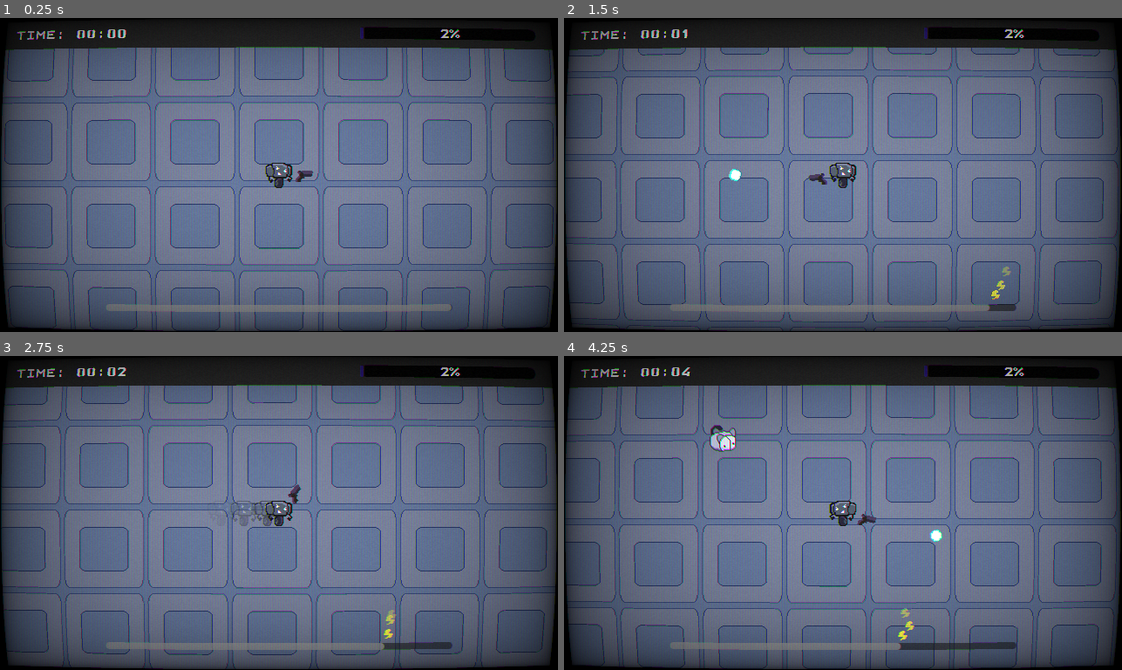
Above: before the commit, frames 1-4 (two rows, left to right).
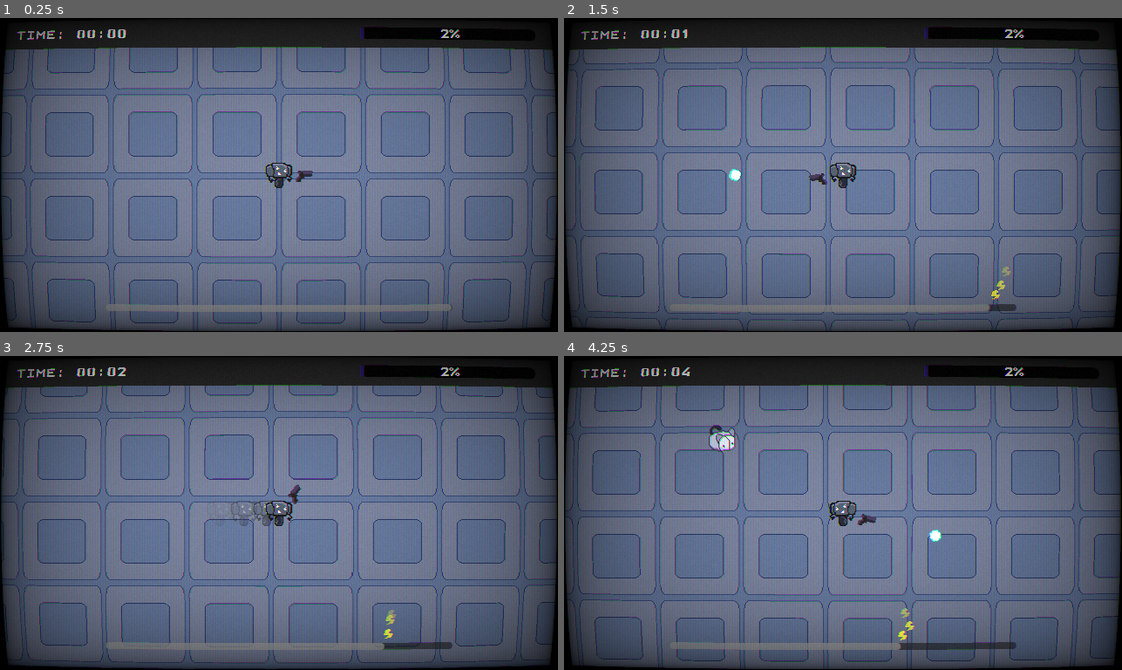
Above: after the commit, the same moments.

Repository: kinghos/GMTK-Game-Jam-2026
Game: Godot game, scene res://scenes/level/level.tscn
Two runs of this game, one before a commit and one after it. Both use one fixed random seed, a clock stepped at 60 frames per second and the inputs below. The engine's default icon, where the game draws it, is replaced by a stand-in: a white triangle on a blue panel in a dark square.
Inputs (mouse positions are in pixels of both pictures, inside the frame that each line leads up to):
- Up to frame 1 (0.25 s): no input
- Up to frame 2 (1.5 s): tap Enter at 0.5 s; move the mouse to (965, 159) at 0.52 s; hold D (Right) 0.53-1.28 s; right-click (965, 159) at 0.6 s; move the mouse to (731, 190) at 1.27 s; hold S (Down) from 1.28 s (still down); click (731, 190) at 1.35 s
- Up to frame 3 (2.75 s): move the mouse to (334, 443) at 2.02 s; release S (Down) at 2.03 s; hold D (Right) from 2.03 s (still down); hold Shift (Sprint) from 2.03 s (still down)
- Up to frame 4 (4.25 s): move the mouse to (815, 575) at 2.77 s; release D (Right) at 2.78 s; release Shift (Sprint) at 2.78 s; hold W (Up) 2.78-3.53 s; right-click (815, 575) at 2.85 s; move the mouse to (1010, 560) at 3.52 s; press the mouse at (1010, 560) at 3.53 s; hold A (Left) from 3.53 s (still down)

The runs differ from the first frame. In frame 1, 15% of the frame differs, in the area x 0-100%, y 9-100%; in frame 2, 15%; in frame 3, 15%; in frame 4, 15%.

Commit message:
i hate this code and i hate this game

Diff:
--- a/globals/Globals.gd
+++ b/globals/Globals.gd
@@ -99,6 +99,19 @@
 	POWERUPS.ENERGYPACK: "ENERGY\nUP",
 	POWERUPS.BLAST: "KNOCKBACK\nBLAST",
 	POWERUPS.MOVESPEED: "MOVE\nSPEED"
+}
+
+var powerup_descriptions = {
+	POWERUPS.ATTACKSPEED: "INCREASES THE FIRE RATE OF YOUR WEAPON",
+	POWERUPS.BULLETDMG: "INCREASES BULLET DAMAGE",
+	POWERUPS.BULLETSPEED: "INCREASE BULLET SPEED",
+	POWERUPS.ENERGYPACK: "INCREASE THE MAXIMUM AMOUNT OF CHARGE YOU CAN HOLD",
+	POWERUPS.BLAST: "INCREASES HOW FAR ENEMIES ARE KNOCKED BACK BY YOUR BLAST ABILITY",
+	POWERUPS.MOVESPEED: "INCREASES MOVEMENT SPEED"
+}
+
+var powerup_first_descriptions = {
+	POWERUPS.BLAST: "UNLOCKS ABILITY TO KNOCK BACK ENEMIES"
 }
 
 var powerup_increases = {
@@ -171,6 +184,22 @@
 func calc_powerup_effect(powerup: int):
 	return powerup_counts[powerup] * powerup_increases[powerup]
 
+func get_powerup_current_value(powerup: int) -> float:
+	match powerup:
+		POWERUPS.ATTACKSPEED:
+			return player.gun.fire_rate
+		POWERUPS.BULLETDMG:
+			return float(bullet_damage)
+		POWERUPS.BULLETSPEED:
+			return bullet_speed
+		POWERUPS.ENERGYPACK:
+			return player.MAX_CHARGE
+		POWERUPS.BLAST:
+			return blast_kb
+		POWERUPS.MOVESPEED:
+			return player.WALK_SPEED
+	return 0.0
+
 func print_powerup_values(): # for debugging
 	print("Powerup values:")
 	print("ATTACK SPEED ", player.gun.fire_rate)
--- a/scenes/hud/overlay.gd
+++ b/scenes/hud/overlay.gd
@@ -3,21 +3,39 @@
 @onready var animation_player: AnimationPlayer = $PowerupScreen/AnimationPlayer
 @onready var options_container: HBoxContainer = $PowerupScreen/PowerupsMenu/Options
 @onready var options = options_container.get_children()
+@onready var descriptions_container: HBoxContainer = $PowerupScreen/PowerupsMenu/Descriptions
+@onready var descriptions = descriptions_container.get_children()
+@onready var value_changes_container: HBoxContainer = $PowerupScreen/PowerupsMenu/ValueChanges
+@onready var value_changes = value_changes_container.get_children()
+
 @onready var paused_time_ms = 0
 @onready var weapon_select = false
 
 func _on_hud_show_powerups() -> void:
 	paused_time_ms = 0
+
 	var selection
 	if Globals.powerups_gained != 2:
 		selection = Globals.POWERUPS.values()
 		selection.shuffle()
 		selection = selection.slice(0, 3)
-		for i in range(3):
-			options[i].set_meta("powerup_type", selection[i])
-			options[i].icon = Globals.powerup_icons[selection[i]]
-			options[i].text = Globals.powerup_names[selection[i]]
-		animation_player.play("powerups")
+
+		for i in range(selection.size()):
+			var p_type = selection[i]
+
+			options[i].set_meta("powerup_type", p_type)
+			options[i].icon = Globals.powerup_icons[p_type]
+			options[i].text = Globals.powerup_names[p_type]
+
+			var description = Globals.powerup_descriptions[p_type]
+			if Globals.powerup_counts[p_type] == 0 and Globals.powerup_first_descriptions.has(p_type):
+				description = Globals.powerup_first_descriptions[p_type]
+			descriptions[i].text = description
+
+			var current_val = Globals.get_powerup_current_value(p_type)
+			var increase_val = Globals.powerup_increases[p_type]
+
+			value_changes[i].text = "%d -> %d" % [current_val, current_val + increase_val]
 	else:
 		weapon_select = true
 		selection = Globals.WEAPONS.values()
@@ -26,8 +44,8 @@
 			options[i].set_meta("powerup_type", selection[i])
 			options[i].icon = Globals.weapon_icons[selection[i]]
 			options[i].text = Globals.weapons_names[selection[i]]
-		animation_player.play("powerups")
 
+	animation_player.play("powerups")
 
 func _process(delta: float) -> void:
 	paused_time_ms += delta*1000
--- a/scenes/hud/overlay.tscn
+++ b/scenes/hud/overlay.tscn
@@ -240,7 +240,7 @@
 layout_mode = 2
 size_flags_horizontal = 3
 theme_override_colors/font_disabled_color = Color(0.87451, 0.87451, 0.87451, 1)
-theme_override_font_sizes/font_size = 18
+theme_override_font_sizes/font_size = 12
 disabled = true
 text = "Text"
 autowrap_mode = 3
@@ -250,7 +250,7 @@
 layout_mode = 2
 size_flags_horizontal = 3
 theme_override_colors/font_disabled_color = Color(0.87451, 0.87451, 0.87451, 1)
-theme_override_font_sizes/font_size = 18
+theme_override_font_sizes/font_size = 12
 disabled = true
 text = "Text"
 autowrap_mode = 3
@@ -260,7 +260,7 @@
 layout_mode = 2
 size_flags_horizontal = 3
 theme_override_colors/font_disabled_color = Color(0.87451, 0.87451, 0.87451, 1)
-theme_override_font_sizes/font_size = 18
+theme_override_font_sizes/font_size = 12
 disabled = true
 text = "Text"
 autowrap_mode = 3
@@ -273,7 +273,7 @@
 layout_mode = 2
 size_flags_horizontal = 3
 theme_override_colors/font_disabled_color = Color(0.87451, 0.87451, 0.87451, 1)
-theme_override_font_sizes/font_size = 22
+theme_override_font_sizes/font_size = 14
 disabled = true
 text = "X -> X"
 metadata/powerup_type = 0
@@ -282,7 +282,7 @@
 layout_mode = 2
 size_flags_horizontal = 3
 theme_override_colors/font_disabled_color = Color(0.87451, 0.87451, 0.87451, 1)
-theme_override_font_sizes/font_size = 22
+theme_override_font_sizes/font_size = 14
 disabled = true
 text = "X -> X"
 metadata/powerup_type = 0
@@ -291,14 +291,10 @@
 layout_mode = 2
 size_flags_horizontal = 3
 theme_override_colors/font_disabled_color = Color(0.87451, 0.87451, 0.87451, 1)
-theme_override_font_sizes/font_size = 22
+theme_override_font_sizes/font_size = 14
 disabled = true
 text = "X -> X"
 metadata/powerup_type = 0
 
 [node name="AnimationPlayer" type="AnimationPlayer" parent="PowerupScreen" unique_id=2062139556]
 libraries/ = SubResource("AnimationLibrary_vhxij")
-
-[connection signal="pressed" from="PowerupScreen/PowerupsMenu/Options/Option1" to="." method="_on_powerup_pressed" binds= [0]]
-[connection signal="pressed" from="PowerupScreen/PowerupsMenu/Options/Option2" to="." method="_on_powerup_pressed" binds= [1]]
-[connection signal="pressed" from="PowerupScreen/PowerupsMenu/Options/Option3" to="." method="_on_powerup_pressed" binds= [2]]
--- a/scenes/level/level.tscn
+++ b/scenes/level/level.tscn
@@ -60,7 +60,7 @@
 
 [node name="CharacterBody2D" parent="." unique_id=181589956 instance=ExtResource("2_qkmgm")]
 z_index = 1
-position = Vector2(848, 693)
+position = Vector2(1856, 1086)
 
 [node name="Bullets" type="Node2D" parent="." unique_id=920392833]
 
